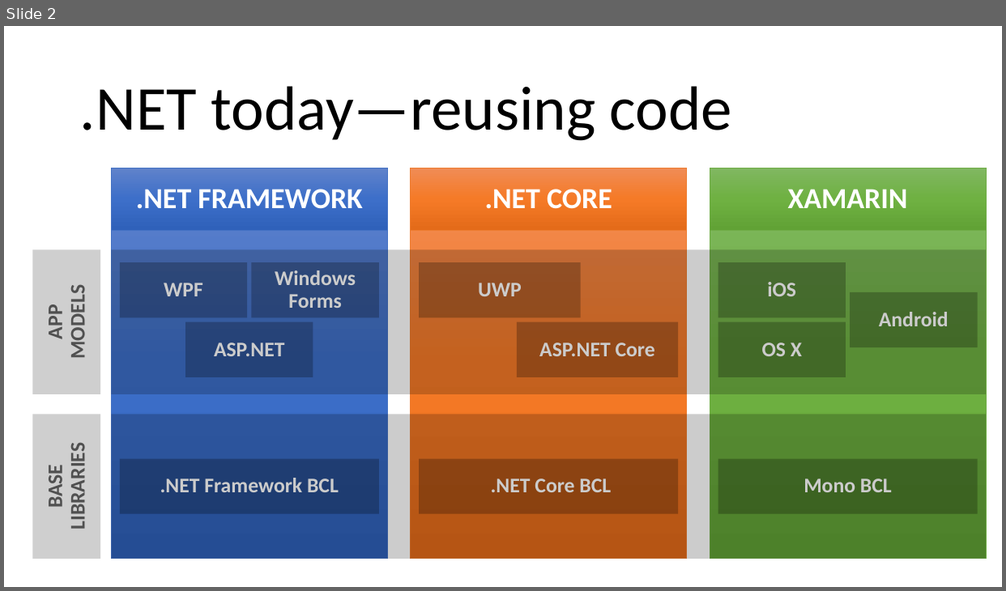
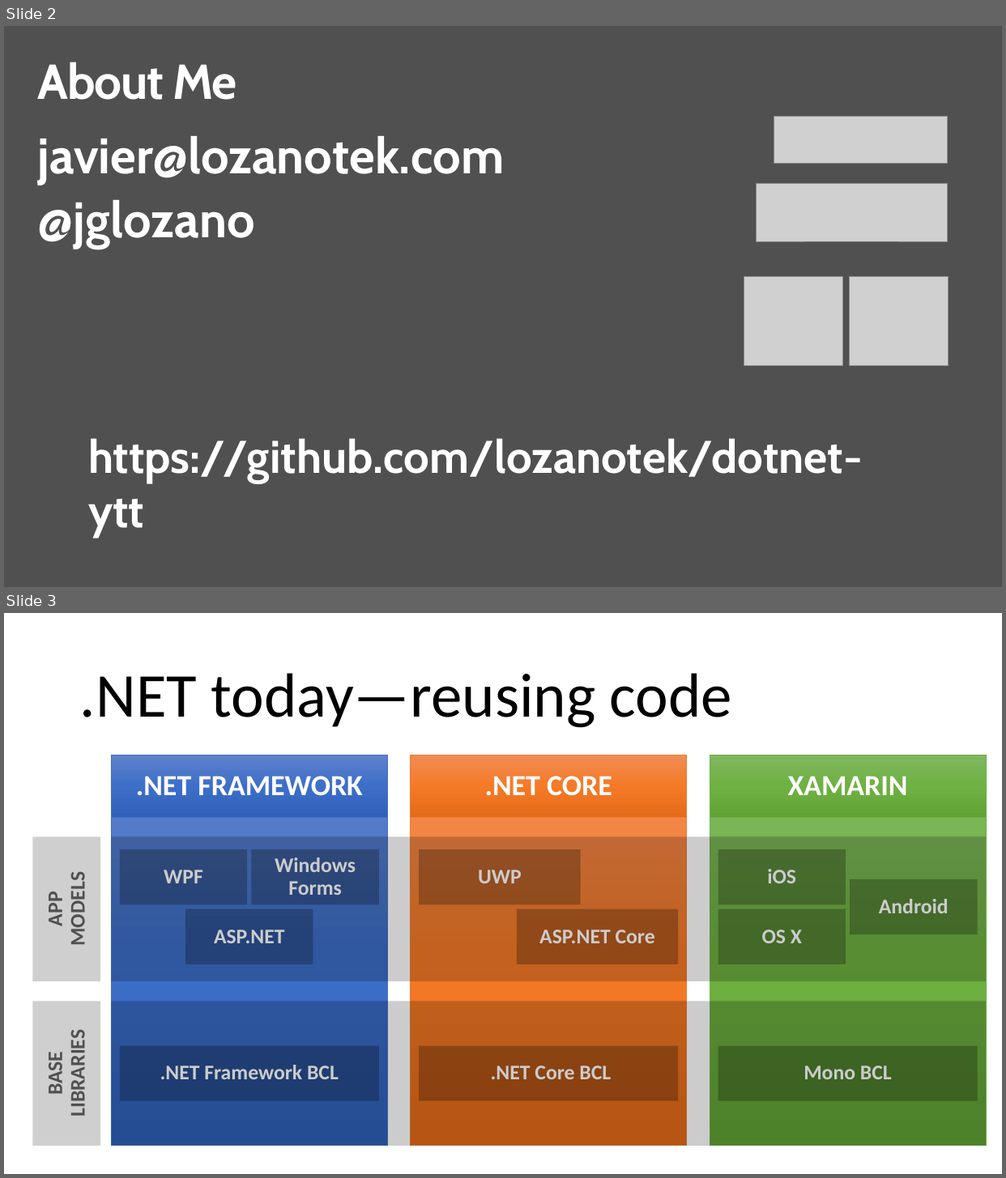
Before and after one commit to lozanotek/dotnet-ytt, a slide deck: slides/NETStandard.pptx. Shown one above the other, each under a label of ours: slide 2 before the commit, slides 2 and 3 after it. The pictures are 1006x591 and 1006x1178 pixels, drawn with LibreOffice and Linux fonts; fonts in the diff are those of the drawing; grey boxes stand for pictures; background and template pictures are left out. Boxes give left, top, right and bottom in pixels: in the first picture for what was removed or moved away, otherwise in the second. Text is boxed around its words. In the diff, an @@ line names an element or a change of style, - is before the commit and + after.

```diff
--- a/slides/NETStandard.pptx
+++ b/slides/NETStandard.pptx
@@ slide 2 added at bbox=[4, 26, 1002, 587], background #505050 @@
@@ title added at bbox=[38, 62, 236, 100], 47 pt, text #FFFFFF, bold @@
+About Me
@@ picture added at bbox=[774, 117, 948, 163] @@
@@ text added at bbox=[38, 136, 505, 249], 48 pt, text #FFFFFF, bold @@
+javier@lozanotek.com
+@jglozano
@@ picture added at bbox=[756, 183, 948, 241] @@
@@ picture added at bbox=[744, 277, 844, 366] @@
@@ picture added at bbox=[850, 277, 948, 366] @@
@@ text added at bbox=[88, 438, 863, 538], 44 pt, text #FFFFFF, bold @@
+https://github.com/lozanotek/dotnet-ytt
@@ what was slide 2 is now slide 3 @@
```
Also in this commit, not shown: 1 slide changed, 6 slides removed.
